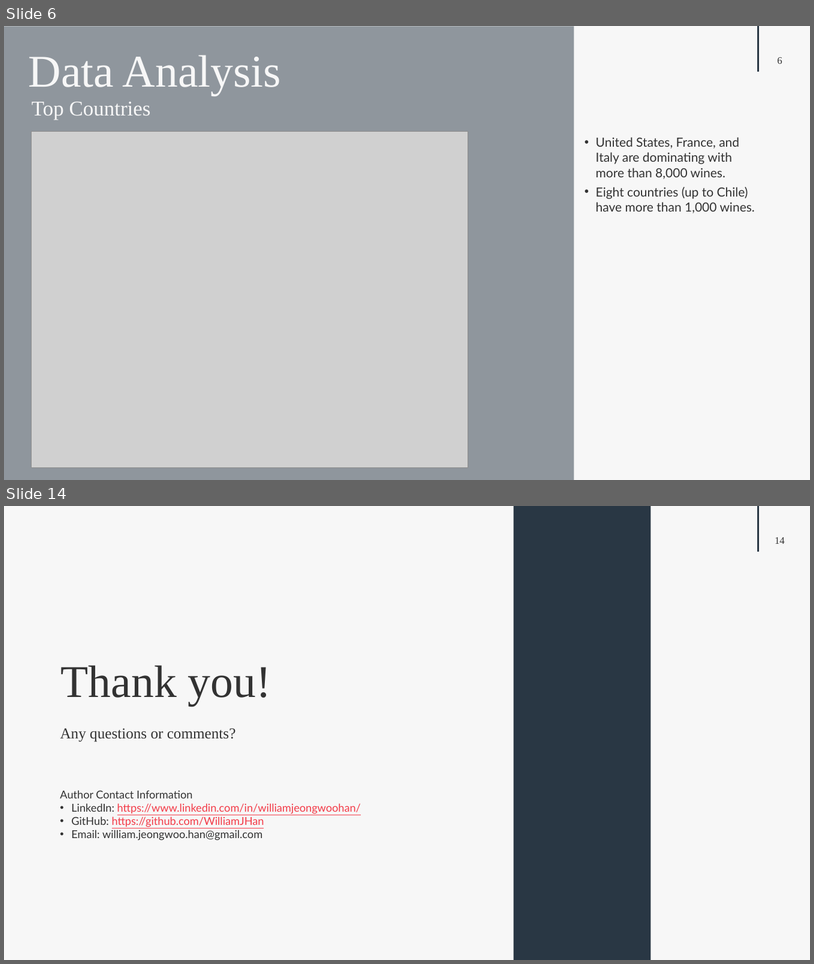
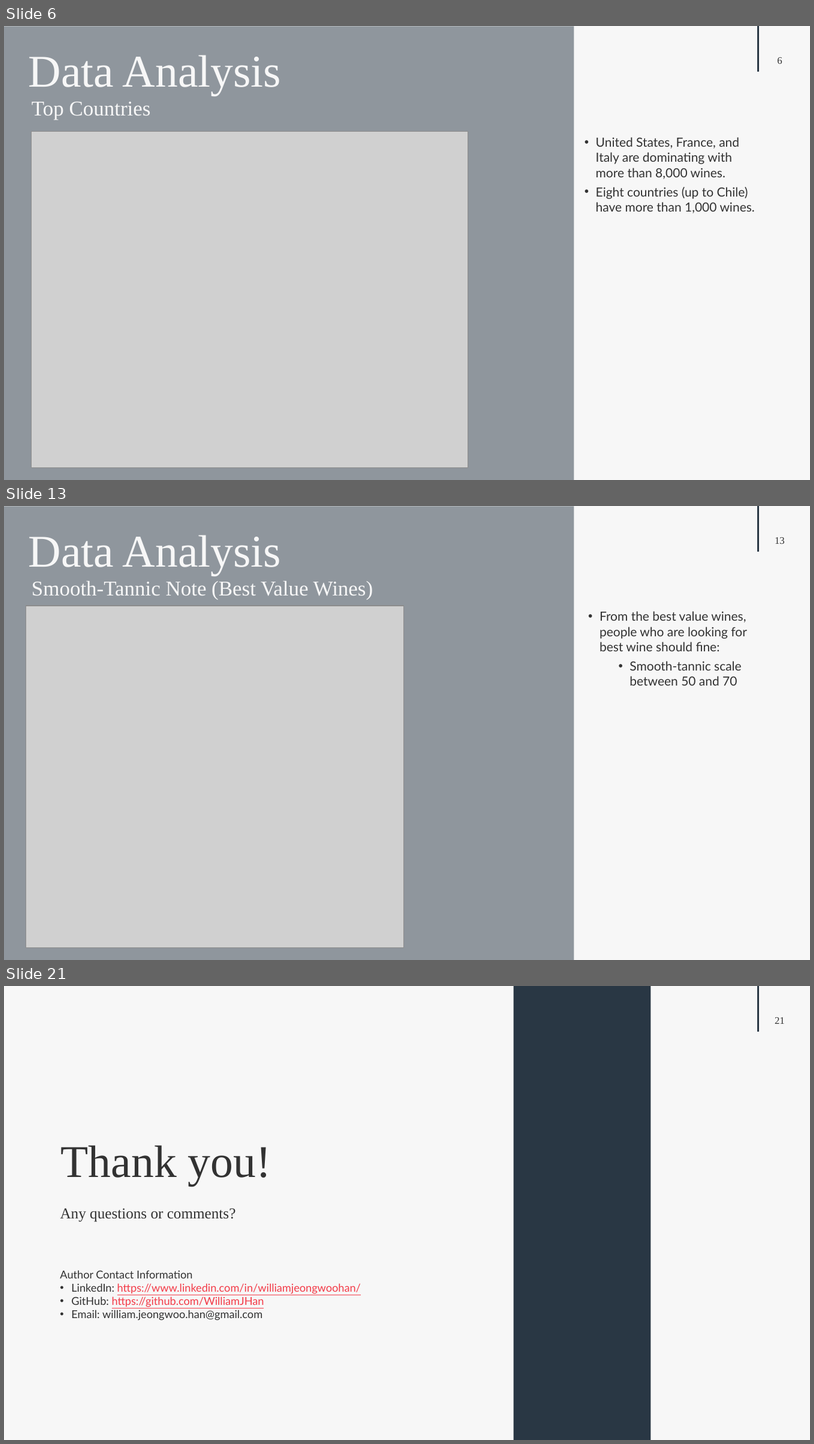
Before and after one commit to WilliamJHan/Selenium_Vivino, a slide deck: Vivino_Presentation.pptx. Shown one above the other, each under a label of ours: slides 6 and 14 before the commit, slides 6, 13 and 21 after it; the slides between them are not shown. The pictures are 814x964 and 814x1444 pixels, drawn with LibreOffice and Linux fonts; fonts in the diff are those of the drawing; grey boxes stand for pictures. Boxes give left, top, right and bottom in pixels: in the first picture for what was removed or moved away, otherwise in the second. Text is boxed around its words. In the diff, an @@ line names an element or a change of style, - is before the commit and + after.

```diff
--- a/Vivino_Presentation.pptx
+++ b/Vivino_Presentation.pptx
@@ slide 13 added at box(4, 506, 810, 960), background #F7F7F7; not listed: 2 template elements that a slide beside it also shows @@
@@ rectangle added at box(4, 506, 575, 960), fill #293744 at 50% opacity @@
@@ text added at box(29, 535, 281, 576), 54 pt, text #F7F7F7 @@
+Data Analysis
@@ text added at box(32, 581, 374, 600), 25 pt, text #F7F7F7 @@
+Smooth-Tannic Note (Best Value Wines)
@@ picture added at box(26, 606, 404, 948) @@
@@ text added at box(600, 611, 747, 685), 15 pt, text #323232 @@
+• From the best value wines, people who are looking for best wine should fine:
+  • Smooth-tannic scale between 50 and 70
@@ what was slide 14 is now slide 21 @@
@@ page number at box(775, 1017, 785, 1024): text changed @@
-14
+21
```
Also in this commit, not shown: 6 slides changed, 7 other slides added, 1 slide removed, 16 other files.
